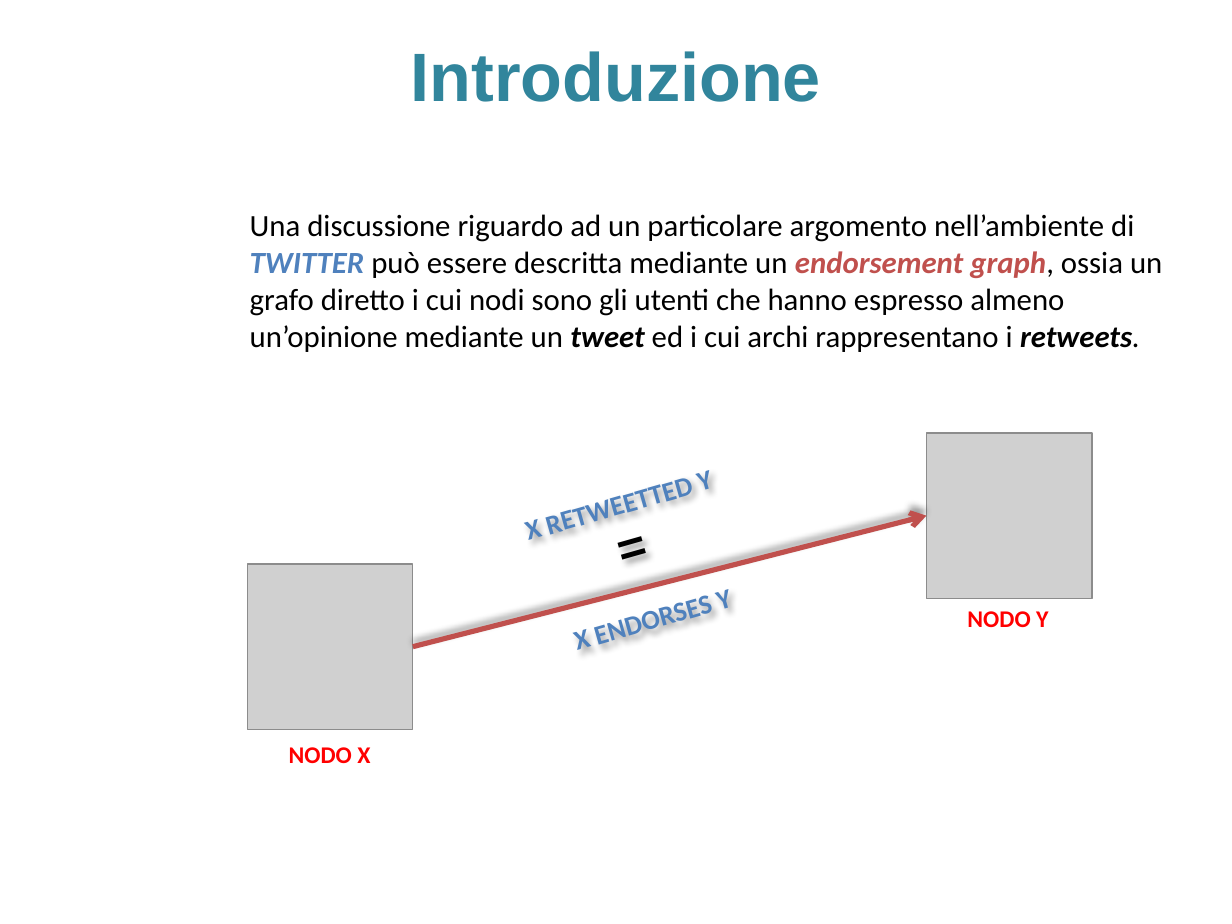
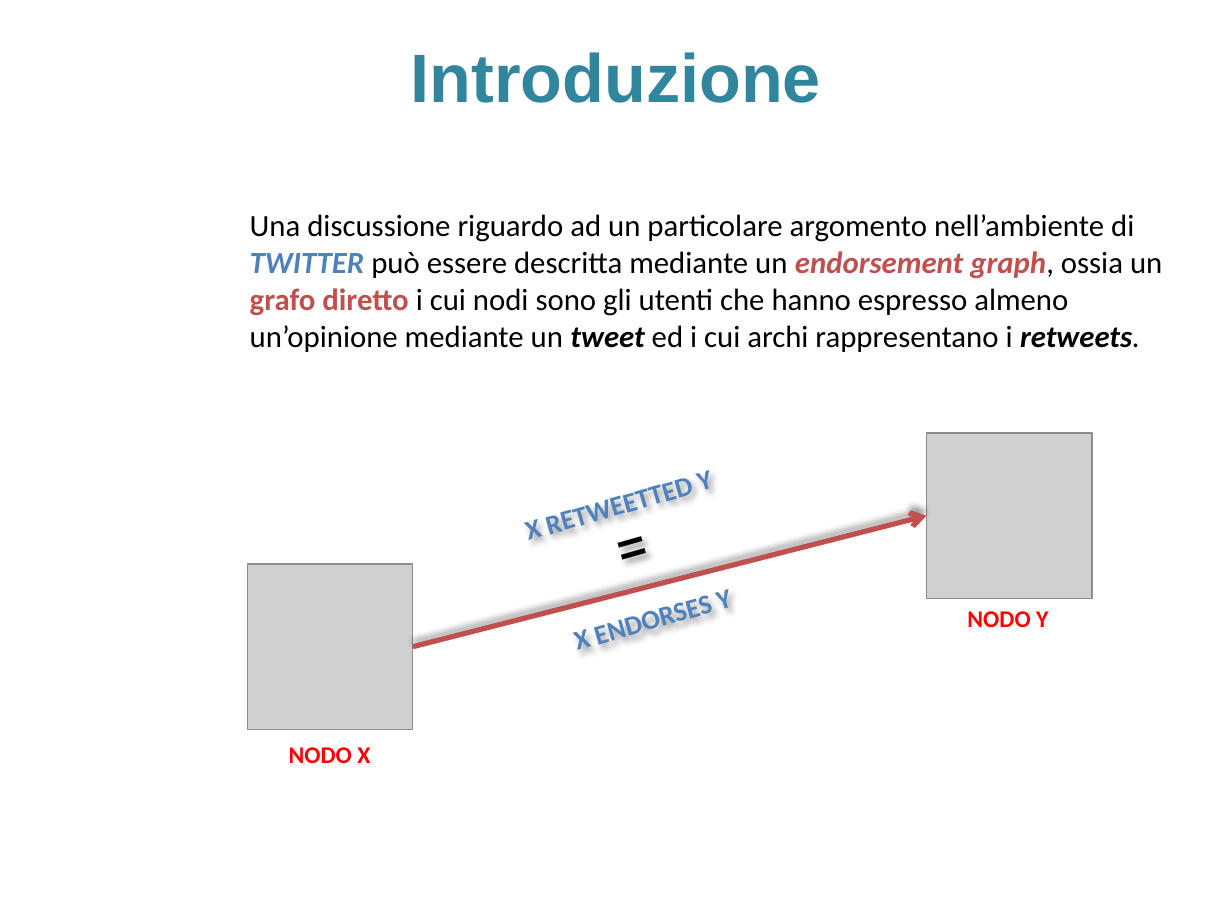
Before and after one commit to sidious1991/TesiLatex, a slide deck: slide 5 of PRESENTAZIONE_TESI/presentazione_agostini_stefano.pptx. Drawn at 1232x924 pixels with LibreOffice and Linux fonts; fonts in the diff are those of the drawing; grey boxes stand for pictures; background and template pictures are left out. Boxes give left, top, right and bottom in pixels: in the first picture for what was removed or moved away, otherwise in the second. Text is boxed around its words. In the diff, an @@ line names an element or a change of style, - is before the commit and + after.

```diff
--- a/PRESENTAZIONE_TESI/presentazione_agostini_stefano.pptx
+++ b/PRESENTAZIONE_TESI/presentazione_agostini_stefano.pptx
@@ text at <box>250,288,1068,316</box>: text colour #000000 to #C0504D, bold on in "grafo diretto" @@
```
Also in this commit, not shown: 2 other slides changed, 6 slides added, 1 other file.
